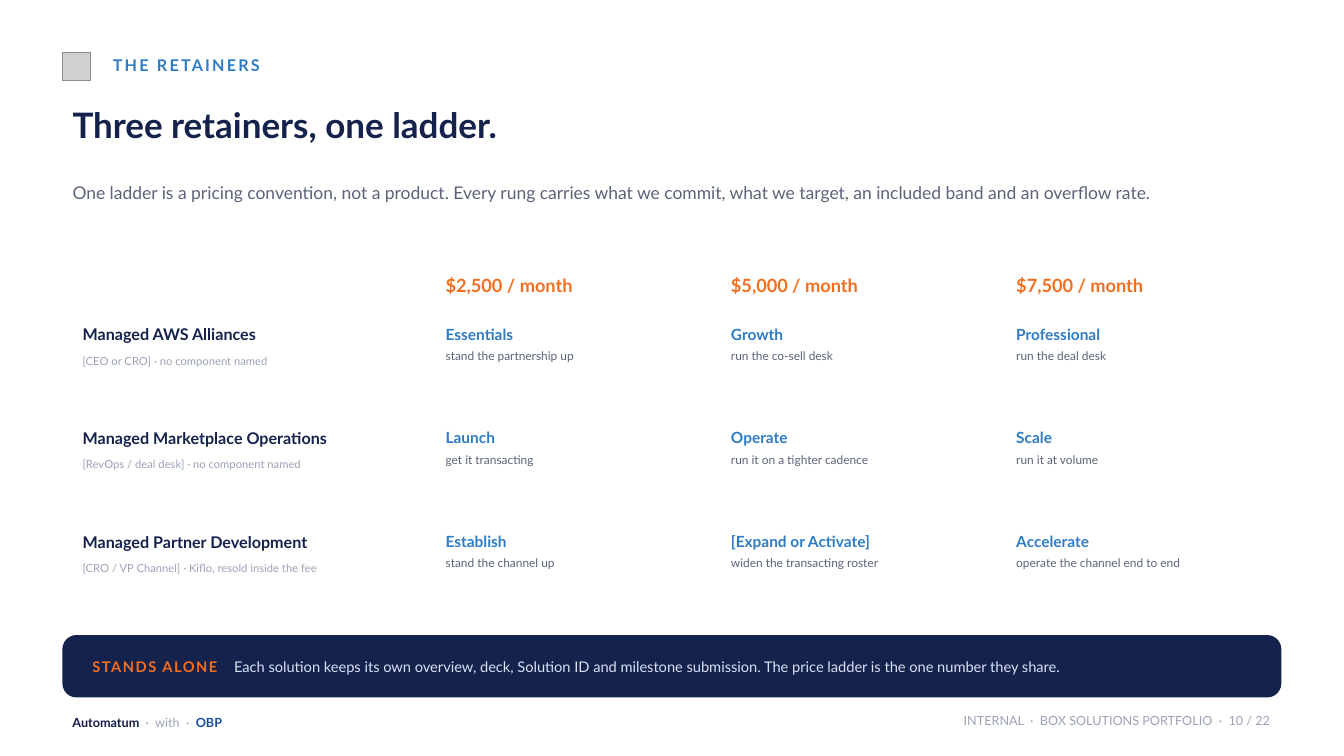
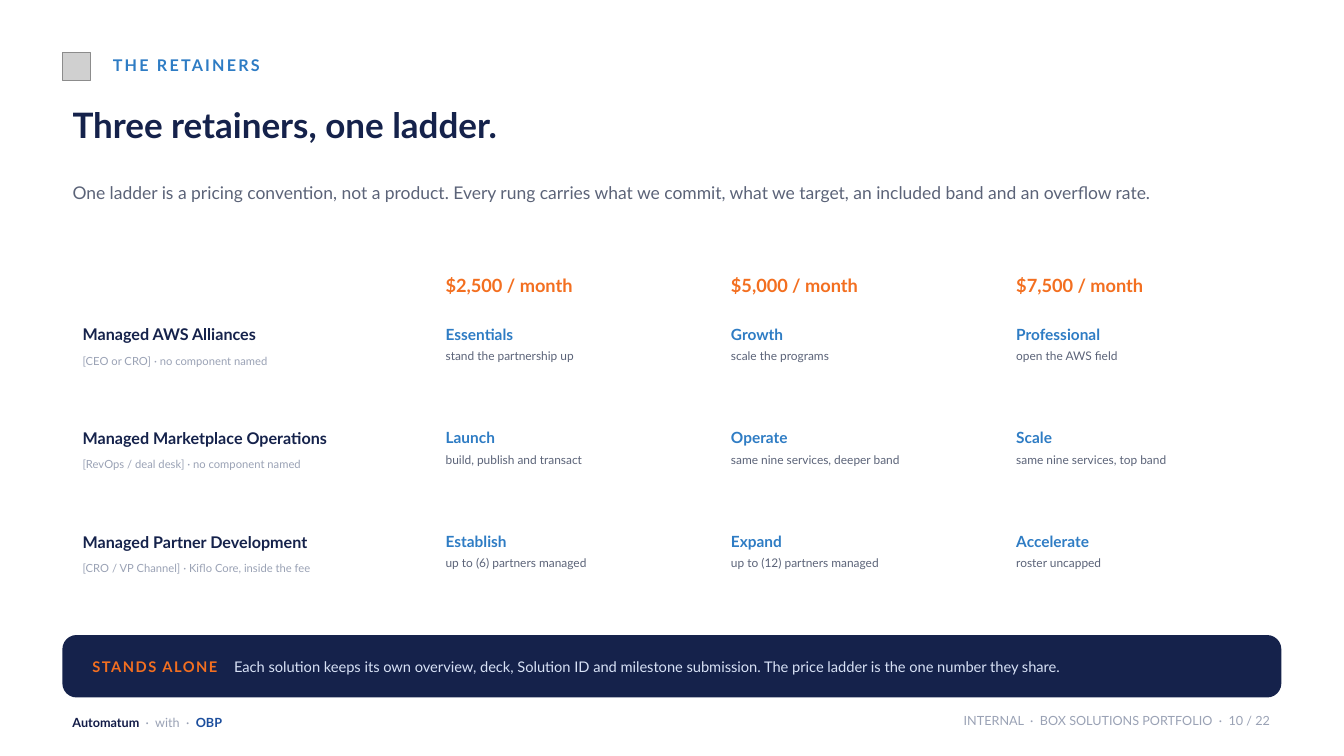
Before and after one commit to KianteEvans/barberbook, a slide deck: slide 10 of docs/deck/BOX_Solutions_Revised.pptx. Drawn at 1344x756 pixels with LibreOffice and Linux fonts; fonts in the diff are those of the drawing; grey boxes stand for pictures; background and template pictures are left out. Boxes give left, top, right and bottom in pixels: in the first picture for what was removed or moved away, otherwise in the second. Text is boxed around its words. In the diff, an @@ line names an element or a change of style, - is before the commit and + after.

```diff
--- a/docs/deck/BOX_Solutions_Revised.pptx
+++ b/docs/deck/BOX_Solutions_Revised.pptx
@@ text at <box>731,351,829,362</box>: text changed @@
-run the co-sell desk
+scale the programs
@@ text at <box>1016,351,1118,362</box>: text changed @@
-run the deal desk
+open the AWS field
@@ text at <box>446,455,582,466</box>: text changed @@
-get it transacting
+build, publish and transact
@@ text at <box>731,455,900,466</box>: text changed @@
-run it on a tighter cadence
+same nine services, deeper band
@@ text at <box>1016,455,1166,466</box>: text changed @@
-run it at volume
+same nine services, top band
@@ text at <box>731,535,782,550</box>: text changed @@
-[Expand or Activate]
+Expand
@@ text at <box>83,563,311,574</box>: text changed @@
-[CRO / VP Channel] · Kiflo, resold inside the fee
+[CRO / VP Channel] · Kiflo Core, inside the fee
@@ text at <box>446,558,586,569</box>: text changed @@
-stand the channel up
+up to (6) partners managed
@@ text at <box>731,558,878,569</box>: text changed @@
-widen the transacting roster
+up to (12) partners managed
@@ text at <box>1016,558,1101,569</box>: text changed @@
-operate the channel end to end
+roster uncapped
```
Also in this commit, not shown: 7 other slides changed, 2 other files.
